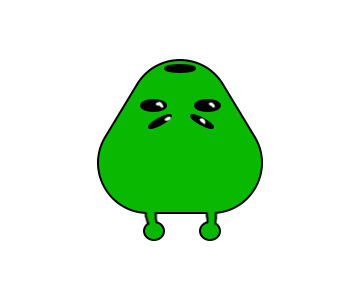
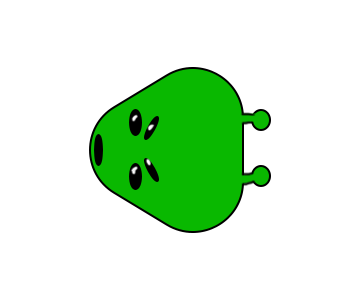
Layer changes from the first (360, 300) image to the second:
painted on "Extra features" over [130, 100, 263, 233]
painted on "Ear bulb left" over [143, 165, 271, 241]
painted on "Ear bulb right" over [199, 109, 271, 241]
painted on "Right Eye Lower" over [129, 99, 221, 136]
painted on "Right Eye Upper" over [144, 114, 214, 140]
painted on "Left Eye Lower" over [129, 99, 167, 190]
painted on "Left eye Upper" over [144, 114, 172, 182]
painted on "Nose" over [94, 64, 196, 166]
painted on "Head" over [89, 59, 263, 233]
